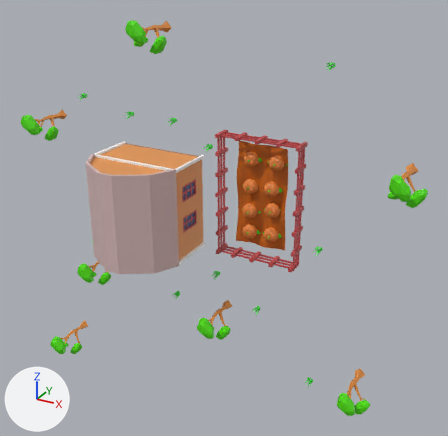
One commit to the glTF model src/assets/models/house.gltf: the scene before it, then after it.
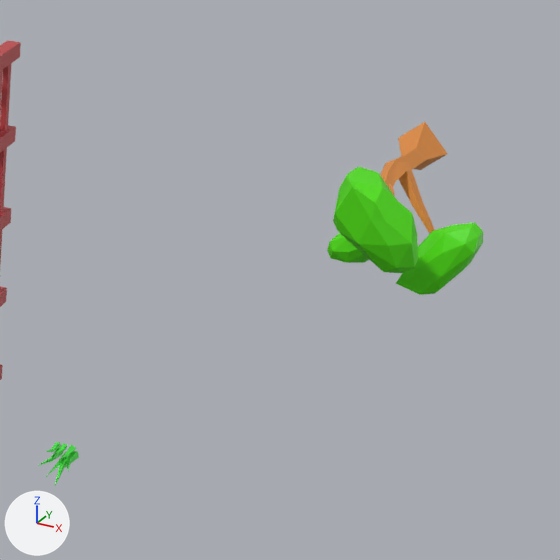
The first picture shows the older version from a camera (50 mm lens) standing at (5.67, -10.77, 3.62) and looking at (0.04, -0.54, -1.5). The close-ups show both versions on the part from 67% to 100% of the width and 30% to 64% of the height of that picture; other places that the commit changed are outside them. Every picture has the same lights, and +X, +Y and +Z are marked at lower left. Where no turn or scale is listed for an object, it has been applied to the vertices.

The first close-up shows 'Cube.004', 'Grass.002', 'Tree.001'.
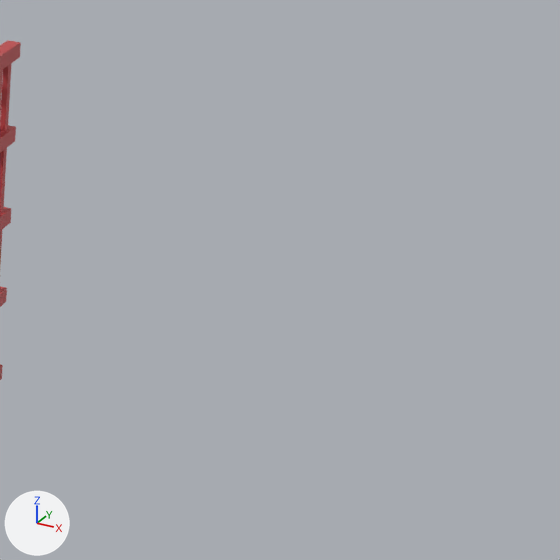
Where the newer file only moved an object's origin or applied its transform, the numbers keep the older frame.

What differs and where, as boxes (x1, y1, x2, y2) in the close-ups (560 x 560 px):
'Tree.001', deleted (green): before (327, 122, 483, 295)
    faces in mat_material_006 (green #53e500): (327, 167, 483, 295)
    faces in mat_material_008 (orange #e79142): (380, 122, 447, 233)
'Grass.002', deleted (green): before (38, 442, 79, 485)

Edits to the bpy script that builds the scene:
```text
Remove ob_grass_002:
    ob_grass_002 = bpy.data.objects.new('Grass.002', me_cube_010)
    ob_grass_002.location = (1.946, -0.073, -1.972)
Remove ob_tree_001:
    ob_tree_001 = bpy.data.objects.new('Tree.001', me_cube_028)
    ob_tree_001.location = (3.612, -0.649, -0.073)
```
